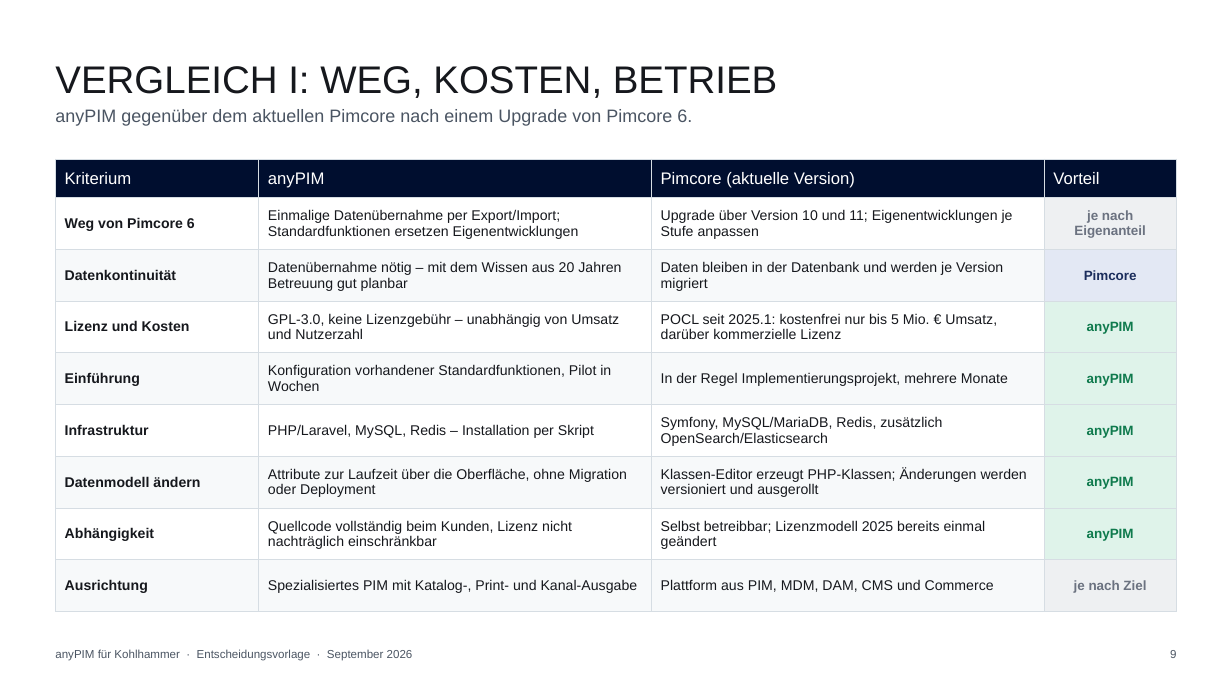
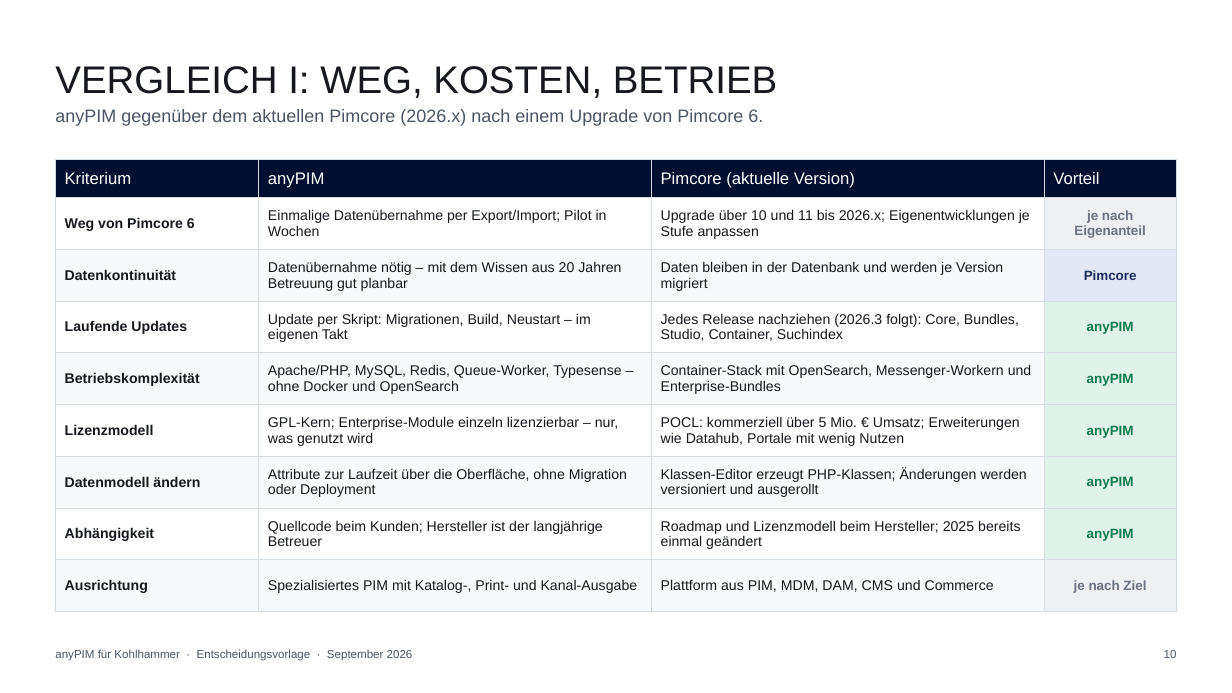
Before and after one commit to incoxx/publixx-pim, a slide deck: slide 10 of docs/sales/kohlhammer-anypim-vs-pimcore.pptx (slide 9 before the commit). Drawn at 1232x693 pixels with LibreOffice and Linux fonts; fonts in the diff are those of the drawing. Boxes give left, top, right and bottom in pixels: in the first picture for what was removed or moved away, otherwise in the second. Text is boxed around its words. In the diff, an @@ line names an element or a change of style, - is before the commit and + after.

```diff
--- a/docs/sales/kohlhammer-anypim-vs-pimcore.pptx
+++ b/docs/sales/kohlhammer-anypim-vs-pimcore.pptx
@@ text at (55, 109, 763, 126): text changed @@
-anyPIM gegenüber dem aktuellen Pimcore nach einem Upgrade von Pimcore 6.
+anyPIM gegenüber dem aktuellen Pimcore (2026.x) nach einem Upgrade von Pimcore 6.
@@ table at (55, 159, 1177, 597) @@
-row 2, column 2: Einmalige Datenübernahme per Export/Import; Standardfunktionen ersetzen Eigenentwicklungen
+row 2, column 2: Einmalige Datenübernahme per Export/Import; Pilot in Wochen
-row 2, column 3: Upgrade über Version 10 und 11; Eigenentwicklungen je Stufe anpassen
+row 2, column 3: Upgrade über 10 und 11 bis 2026.x; Eigenentwicklungen je Stufe anpassen
-row 4: Lizenz und Kosten | GPL-3.0, keine Lizenzgebühr – unabhängig von Umsatz und Nutzerzahl | POCL seit 2025.1: kostenfrei nur bis 5 Mio. € Umsatz, darüber kommerzielle Lizenz | anyPIM
+row 4: Laufende Updates | Update per Skript: Migrationen, Build, Neustart – im eigenen Takt | Jedes Release nachziehen (2026.3 folgt): Core, Bundles, Studio, Container, Suchindex | anyPIM
-row 5: Einführung | Konfiguration vorhandener Standardfunktionen, Pilot in Wochen | In der Regel Implementierungsprojekt, mehrere Monate | anyPIM
+row 5: Betriebskomplexität | Apache/PHP, MySQL, Redis, Queue-Worker, Typesense – ohne Docker und OpenSearch | Container-Stack mit OpenSearch, Messenger-Workern und Enterprise-Bundles | anyPIM
-row 6: Infrastruktur | PHP/Laravel, MySQL, Redis – Installation per Skript | Symfony, MySQL/MariaDB, Redis, zusätzlich OpenSearch/Elasticsearch | anyPIM
+row 6: Lizenzmodell | GPL-Kern; Enterprise-Module einzeln lizenzierbar – nur, was genutzt wird | POCL: kommerziell über 5 Mio. € Umsatz; Erweiterungen wie Datahub, Portale mit wenig Nutzen | anyPIM
-row 8, column 2: Quellcode vollständig beim Kunden, Lizenz nicht nachträglich einschränkbar
+row 8, column 2: Quellcode beim Kunden; Hersteller ist der langjährige Betreuer
-row 8, column 3: Selbst betreibbar; Lizenzmodell 2025 bereits einmal geändert
+row 8, column 3: Roadmap und Lizenzmodell beim Hersteller; 2025 bereits einmal geändert
@@ text at (1164, 650, 1177, 658): text changed @@
-9
+10
```
Also in this commit, not shown: 11 other slides changed, 1 slide added, 2 other files.
